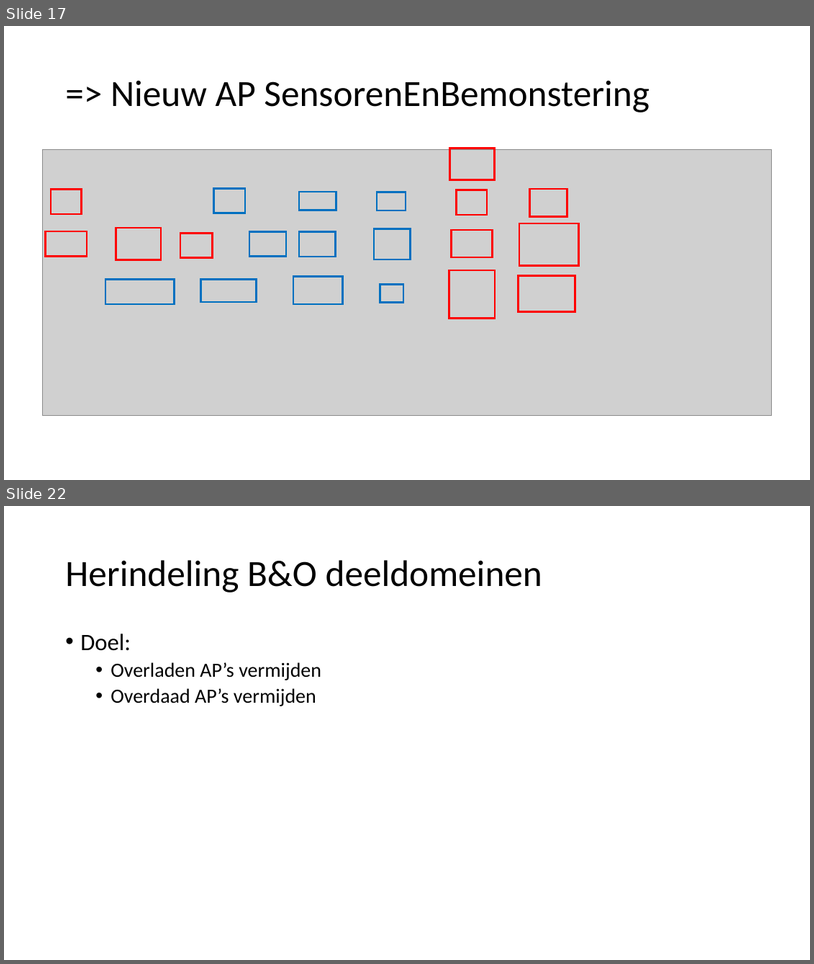
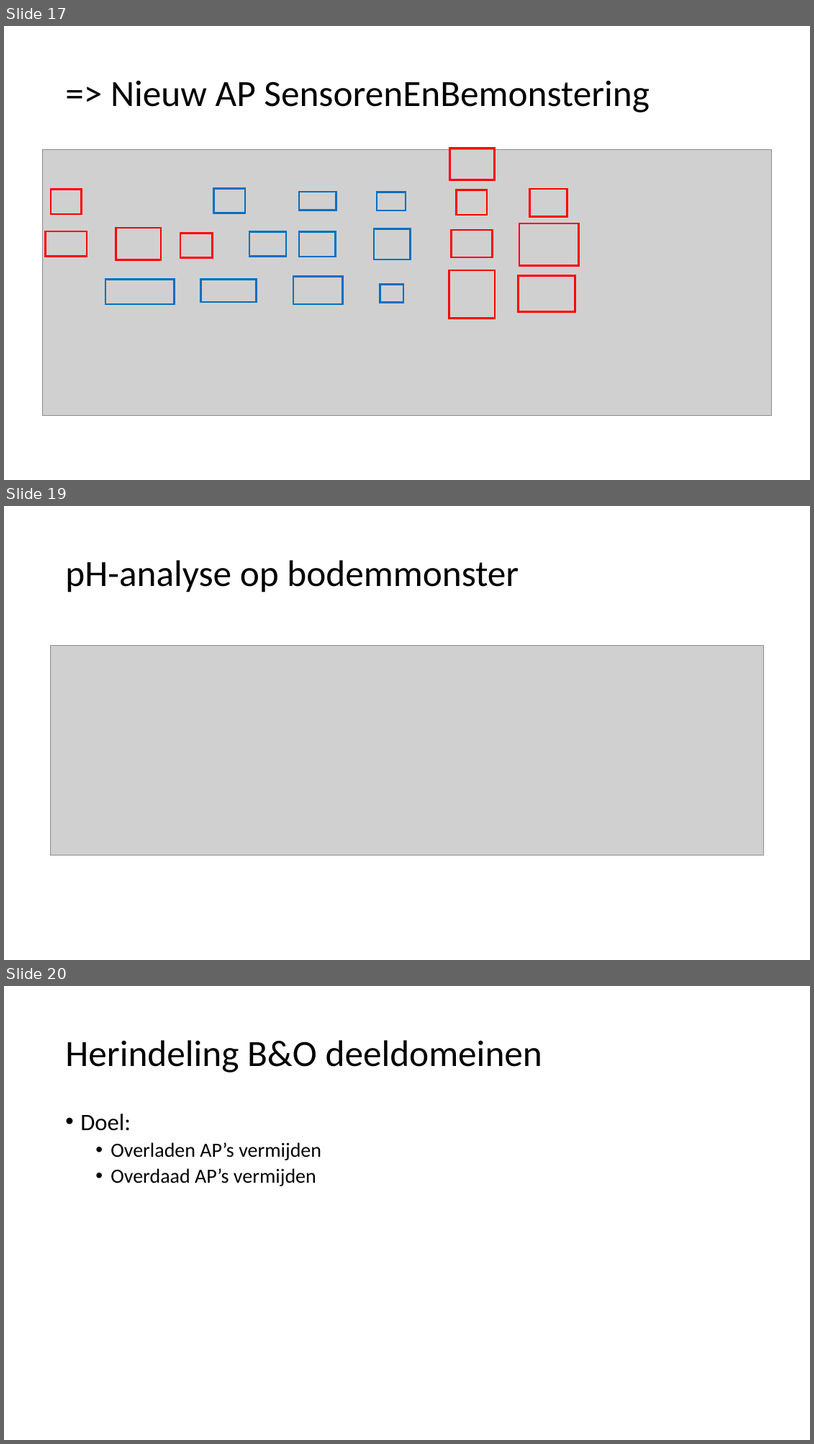
Before and after one commit to Informatievlaanderen/OSLOthema-bodemEnOndergrond, a slide deck: resources/consolidatie/WerkgroepConsolidatie20210531.pptx. Shown one above the other, each under a label of ours: slides 17 and 22 before the commit, slides 17, 19 and 20 after it; the slides between them are not shown. The pictures are 814x964 and 814x1444 pixels, drawn with LibreOffice and Linux fonts; fonts in the diff are those of the drawing; grey boxes stand for pictures. Boxes give left, top, right and bottom in pixels: in the first picture for what was removed or moved away, otherwise in the second. Text is boxed around its words. In the diff, an @@ line names an element or a change of style, - is before the commit and + after.

```diff
--- a/resources/consolidatie/WerkgroepConsolidatie20210531.pptx
+++ b/resources/consolidatie/WerkgroepConsolidatie20210531.pptx
@@ slide 19 added at (4, 506, 810, 960), background #FFFFFF @@
@@ title added at (65, 560, 519, 592), 44 pt, text #000000 @@
+pH-analyse op bodemmonster
@@ picture added at (51, 646, 764, 855) @@
@@ what was slide 22 is now slide 20 @@
```
Also in this commit, not shown: 1 slide changed, 3 slides removed.
